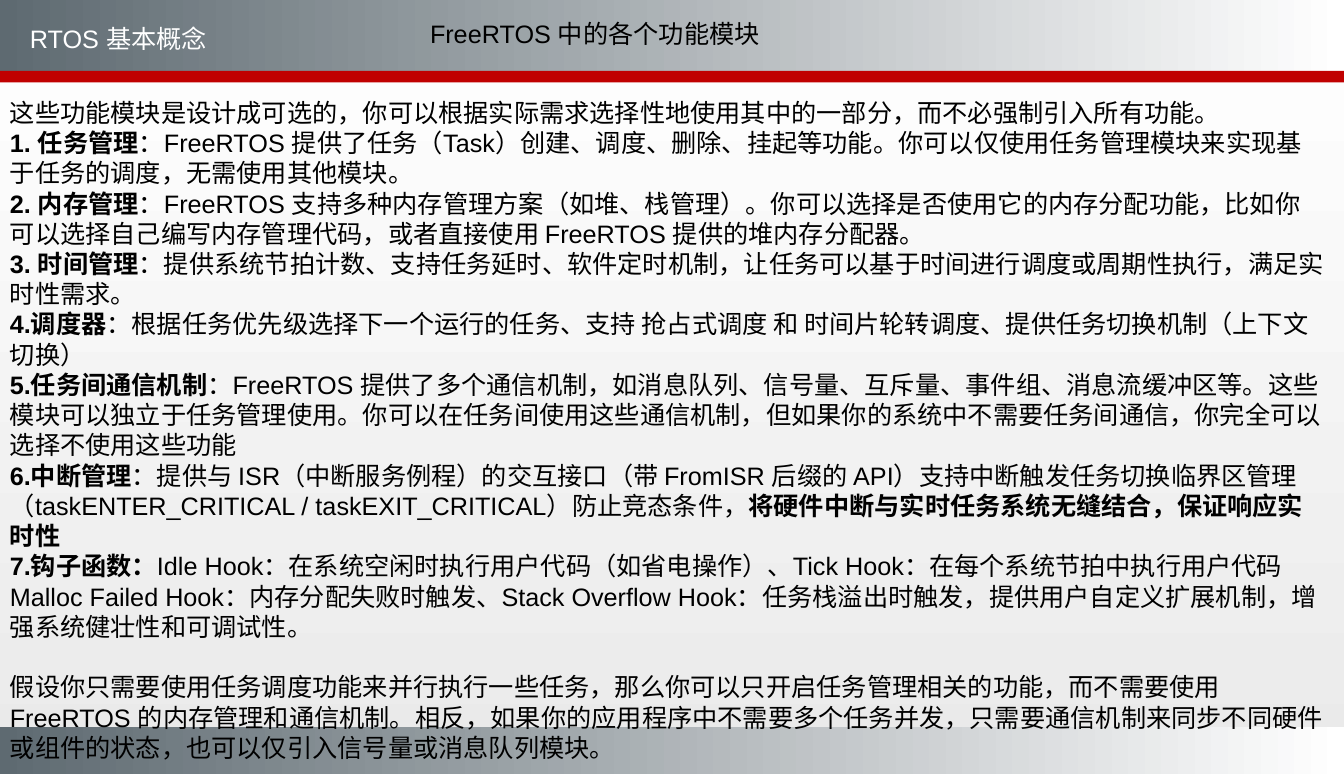
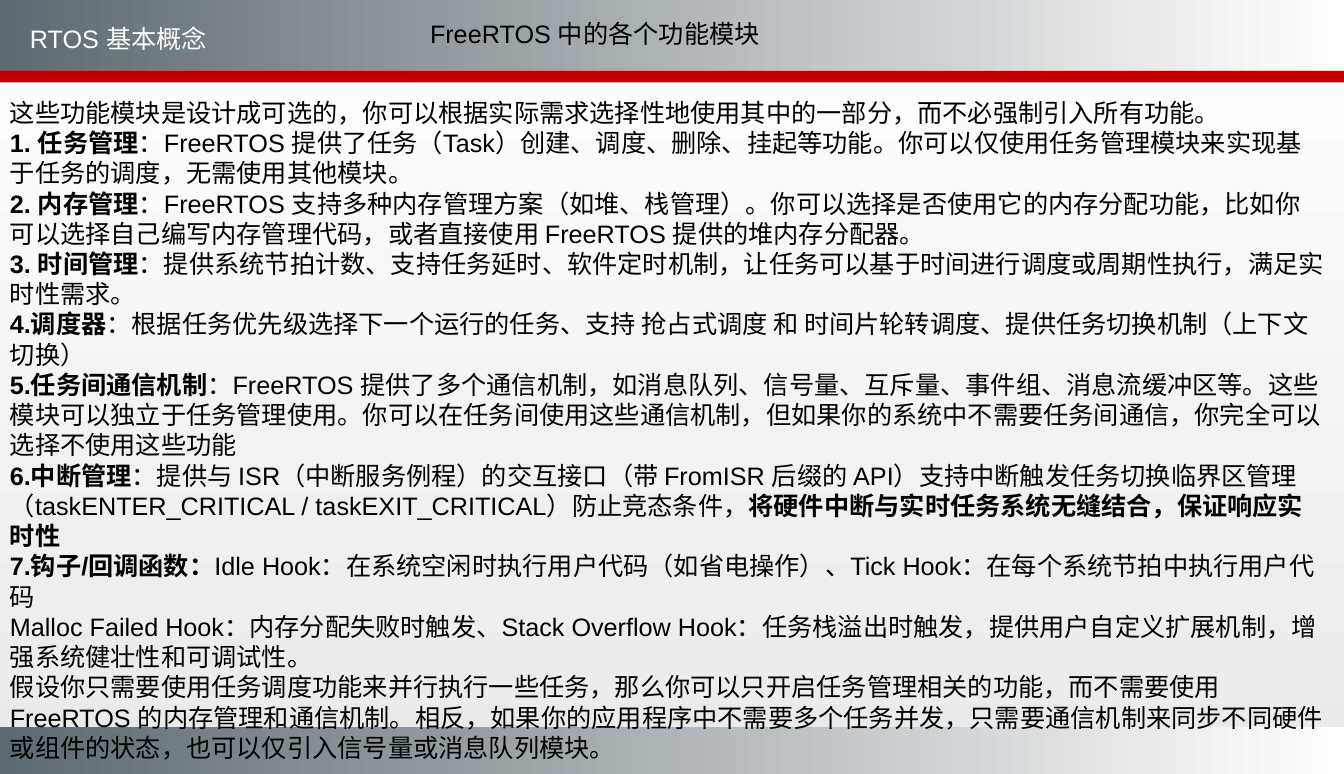
Before and after one commit to Dropboxcodedragon/Embedded, a slide deck: slide 16 of 4、FreeRTOS核心机制.pptx (slide 13 before the commit). Drawn at 1344x774 pixels with LibreOffice and Linux fonts; fonts in the diff are those of the drawing; background and template pictures are left out. Boxes give left, top, right and bottom in pixels: in the first picture for what was removed or moved away, otherwise in the second. Text is boxed around its words. In the diff, an @@ line names an element or a change of style, - is before the commit and + after.

```diff
--- a/4、FreeRTOS核心机制.pptx
+++ b/4、FreeRTOS核心机制.pptx
@@ text at box(10, 555, 1315, 608): text changed @@
-  7.钩子函数：Idle Hook：在系统空闲时执行用户代码（如省电操作）、Tick Hook：在每个系统节拍中执行用户代码
+  7.钩子/回调函数：Idle Hook：在系统空闲时执行用户代码（如省电操作）、Tick Hook：在每个系统节拍中执行用户代码
```
Also in this commit, not shown: 7 other slides changed, 3 slides added, 1 slide removed, 8 other files.
